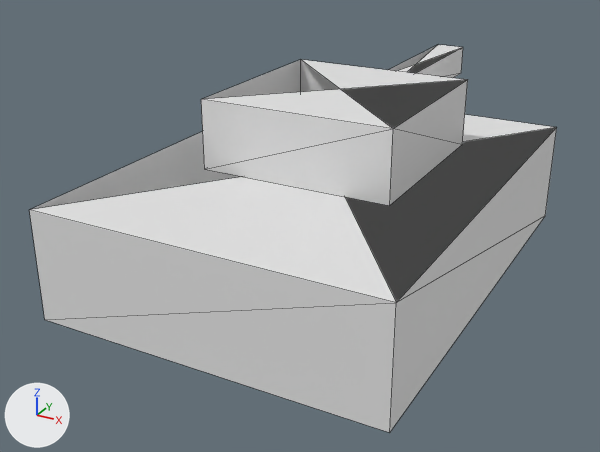
A saved change to the COLLADA model SCIE-Port/src/SCIEPort/Assets/Models/T34Tank.dae.
Camera for both pictures: a 50 mm camera at (2.28, -4.52, 2.48) aimed at (-0.2, -0.01, 0.22). The lights are fixed; the arrows at lower left show +X, +Y and +Z. The older version comes first. Mesh edges are drawn as thin lines. Where no turn or scale is listed for an object, it has been applied to the vertices.

Objects in the first picture: 'TankGun', 'TankHull', 'TankTurret'.
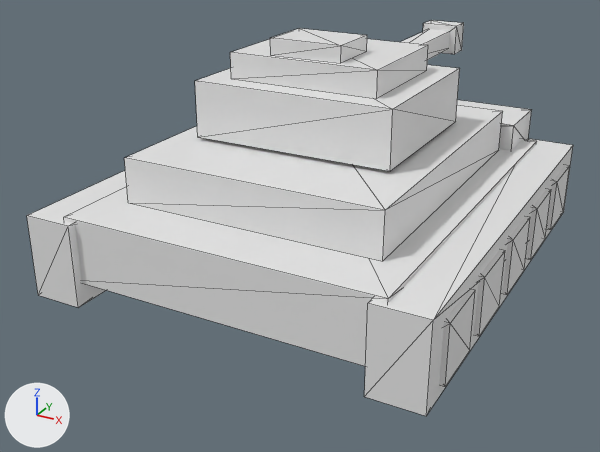
Changed parts and their boxes (x1, y1, x2, y2) in the pictures (600 x 452 px):
```json
{"object": "TankHull", "change": "reshaped", "before": [29, 115, 557, 433], "after": [27, 100, 573, 416]}
{"object": "TankTurret", "change": "reshaped, moved", "before": [201, 60, 468, 206], "after": [195, 28, 460, 171]}
{"object": "TankGun", "change": "reshaped, moved", "before": [389, 45, 463, 78], "after": [402, 20, 464, 60]}
{"part": 3, "of": "me_tankgun", "change": "added", "after": [402, 20, 464, 60]}
{"part": 4, "of": "me_tankgun", "change": "deleted", "before": [389, 45, 463, 78]}
```

Edits to the scene script, one JSON object a line:
```json
{"block": "me_tankhull", "where": "# used by ob_tankhull; location = (0.0, 0.0, 0.0)"}
{"op": "remove", "block": "me_tankhull", "code": "me_tankhull.from_pydata(...)  # 8 vertices, 12 faces; spans x -1.1..1.1, y -1.5..1.5, z 0.0..0.7"}
{"op": "add", "block": "me_tankhull", "code": "me_tankhull.from_pydata(...)  # 120 vertices, 180 faces; spans x -1.27..1.27, y -1.4..1.52, z 0.08..0.9"}
{"block": "me_tankhull", "change": "me_tankhull part 1: the whole mesh is rebuilt"}
{"block": "me_tankturret", "where": "# used by ob_tankturret; location = (0.0, 0.0, 0.0)"}
{"op": "remove", "block": "me_tankturret", "code": "me_tankturret.from_pydata(...)  # 8 vertices, 12 faces; spans x -0.63..0.63, y -0.48..0.78, z 0.7..1.15"}
{"op": "add", "block": "me_tankturret", "code": "me_tankturret.from_pydata(...)  # 24 vertices, 36 faces; spans x -0.64..0.64, y -0.52..0.56, z 0.0..0.61"}
{"block": "me_tankturret", "change": "me_tankturret part 2: the whole mesh is rebuilt"}
{"block": "me_tankgun", "where": "# used by ob_tankgun; location = (0.0, 0.0, 0.0)"}
{"op": "remove", "block": "me_tankgun", "code": "me_tankgun.from_pydata(...)  # 8 vertices, 12 faces; spans x -0.11..0.11, y 0.68..2.25, z 0.83..1.05"}
{"op": "add", "block": "me_tankgun", "code": "me_tankgun.from_pydata(...)  # 16 vertices, 24 faces; spans x -0.14..0.14, y -0.1..1.58, z -0.11..0.11"}
{"block": "me_tankgun", "change": "me_tankgun part 3: 16 vertices added at x -0.14..0.14, y -0.1..1.58, z -0.11..0.11"}
{"block": "me_tankgun", "change": "me_tankgun part 4: 8 vertices removed from x -0.11..0.11, y 0.68..2.25, z 0.83..1.05"}
{"op": "set", "path": "ob_tankturret.location", "old": "(0.0, 0.0, 0.0)", "new": "(0.0, 0.0, 0.92)"}
{"op": "set", "path": "ob_tankgun.location", "old": "(0.0, 0.0, 0.0)", "new": "(0.0, 0.55, 1.16)"}
```
